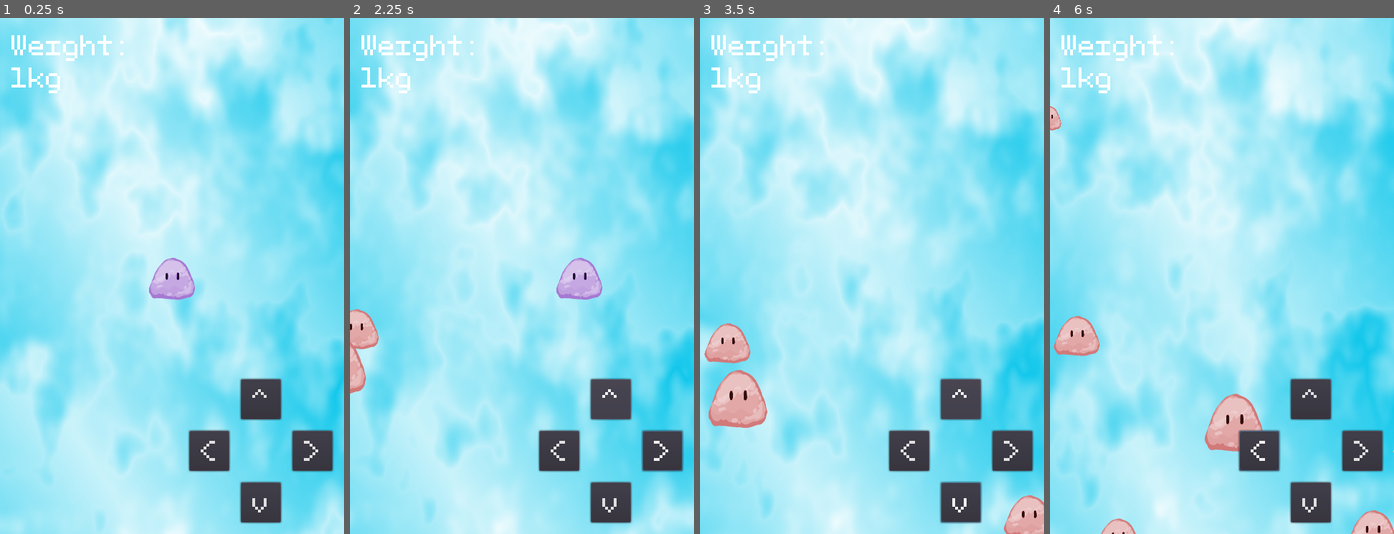
Above: before the commit, frames 1-4 (left to right).
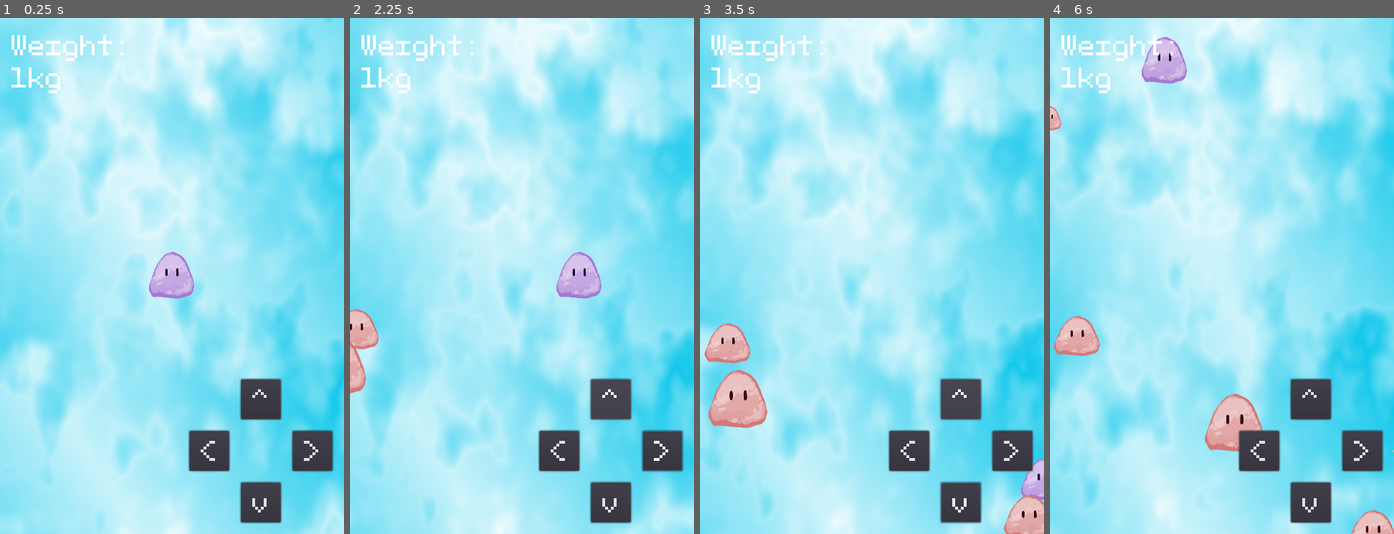
Above: after the commit, the same moments.

Repository: Demborg/scale_of_life
Game: Godot game, scene res://Main.tscn
Same seed, same stepped clock (60 frames per second), same inputs: the game is played once before the commit and once after it.
Inputs (mouse positions are in pixels of both pictures, inside the frame that each line leads up to):
- Up to frame 1 (0.25 s): no input
- Up to frame 2 (2.25 s): click "v" at 0.5 s; click "^" at 1.25 s; hold Right (ui_right) from 2.03 s (still down)
- Up to frame 3 (3.5 s): release Right (ui_right) at 2.78 s; hold Down (ui_down) from 2.78 s (still down)
- Up to frame 4 (6 s): release Down (ui_down) at 3.53 s; hold Right (ui_right) 3.53-4.25 s; click (1225, 446) at 4.25 s, where only the run after the commit has a clickable "Try Again!"; hold Up (ui_up) 5.03-5.78 s; hold Left (ui_left) from 5.78 s (still down)

The runs differ from the first frame. In frame 1, 0.4% of the frame differs, in the area x 43-57%, y 45-55%; in frame 2, 0.4%; in frame 3, 0.4%; in frame 4, 1.1%, in the area x 14-100%, y 3-100%.

Commit message:
uggly fix for keeping user on screen

Diff:
--- a/Player.gd
+++ b/Player.gd
@@ -8,8 +8,25 @@
 func momentum():
 	return 1 - 1/mass
 
+func scene_scale():
+	return sqrt(mass)
+
 func max_speed():
-	return normalized_speed * sqrt(mass)
+	return normalized_speed * scene_scale()
+
+func fix_pos():
+	if position.x < 0:
+		position.x = 0
+		velocity.x *= -1
+	if position.x > 480 * scene_scale():
+		position.x = 480 * scene_scale()
+		velocity.x *= -1
+	if position.y < 0:
+		position.y = 0
+		velocity.y *= -1
+	if position.y > 720 * scene_scale():
+		position.y = 720 * scene_scale()
+		velocity.y *= -1
 
 func _process(delta):
 	var direction = Vector2.ZERO
@@ -23,6 +40,7 @@
 		direction.y -= 1
 	velocity = lerp(direction * max_speed(), velocity, momentum())
 	position += velocity * delta
+	fix_pos()
 
 func start(pos):
 	position = pos
@@ -30,7 +48,7 @@
 
 func set_mass(m):
 	mass = m
-	var s = sqrt(mass)
+	var s = scene_scale()
 	s = Vector2(s, s)
 	$Node2D.scale = s
 	$CollisionShape2D.scale = s
--- a/Player.tscn
+++ b/Player.tscn
@@ -31,7 +31,6 @@
 [node name="AnimatedSprite" type="AnimatedSprite" parent="Node2D"]
 scale = Vector2( 0.306083, 0.423965 )
 frames = SubResource( 1 )
-frame = 1
 playing = true
 
 [node name="AudioStreamPlayer" type="AudioStreamPlayer" parent="."]
